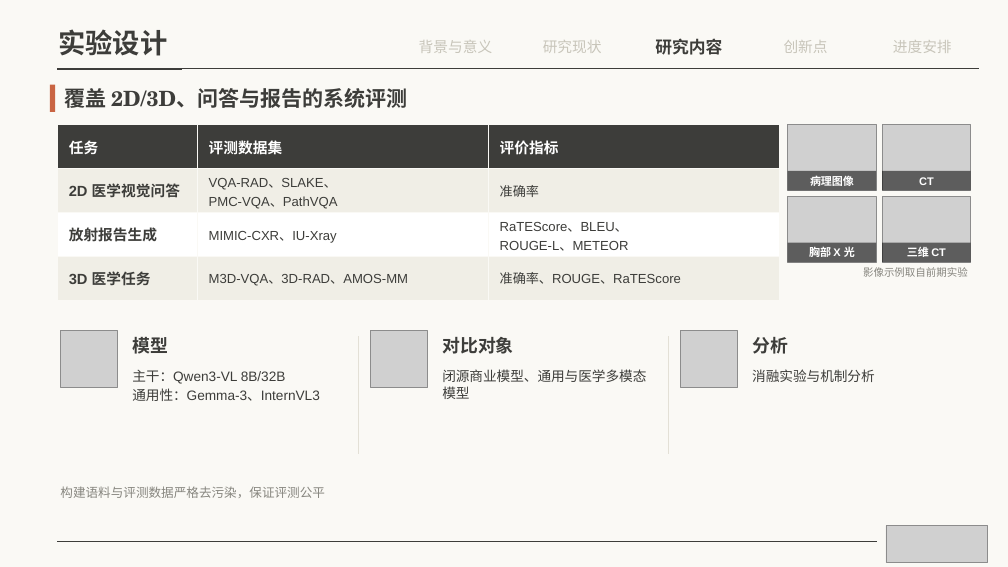
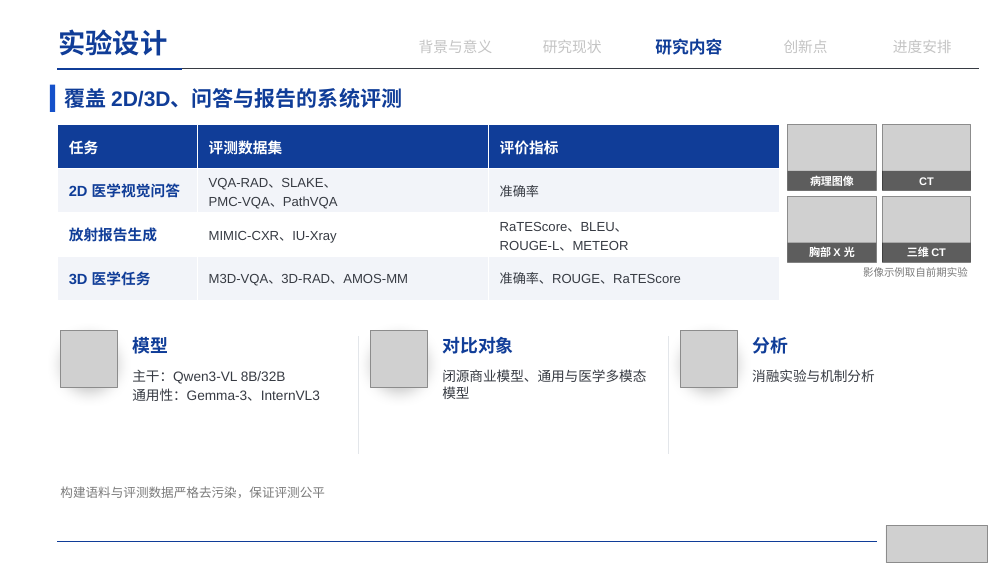
Before and after one commit to irving-2222/Graduation-Thesis, a slide deck: slide 17 of 开题答辩.pptx. Drawn at 1008x567 pixels with LibreOffice and Linux fonts; fonts in the diff are those of the drawing; grey boxes stand for pictures. Boxes give left, top, right and bottom in pixels: in the first picture for what was removed or moved away, otherwise in the second. Text is boxed around its words. In the diff, an @@ line names an element or a change of style, - is before the commit and + after.

```diff
--- a/开题答辩.pptx
+++ b/开题答辩.pptx
@@ background #FAF9F5 to #FFFFFF @@
@@ text "实验设计" at [58,29,167,56]: font TeX Gyre Schola to Arial, text colour #3D3D3A to #103D98 @@
@@ rectangle at [50,85,55,112]: fill #C96442 to #1551CA @@
@@ line (57, 69) - (979, 69): stroke #3D3D3A 0.5 pt to #373B43 0.5 pt @@
@@ line (57, 69) - (182, 69): stroke #3D3D3A 1.75 pt to #103D98 1.75 pt @@
@@ text "覆盖 2D/3D、问答与报告的系统评测" at [64,85,402,111]: font TeX Gyre Schola to Arial, text colour #3D3D3A to #103D98 @@
@@ table at [57,125,780,300] @@
@@ fill #3D3D3A to #103D98 in row 1 @@
@@ fill #F0EEE6 to #F2F4F9 in 6 cells @@
@@ text colour #3D3D3A to #103D98 in "2D 医学视觉问答", "放射报告生成", "3D 医学任务" @@
@@ text colour #3D3D3A to #373B43 in "VQA-RAD、SLAKE、 PMC-VQA、PathVQA", "准确率", "MIMIC-CXR、IU-Xray", "RaTEScore、BLEU、 ROUGE-L、METEOR" and 2 more places @@
@@ borders changed @@
@@ line (358, 337) - (358, 454): stroke #E3E0D6 1 pt to #E3E6EA 1 pt @@
@@ line (668, 337) - (668, 454): stroke #E3E0D6 1 pt to #E3E6EA 1 pt @@
@@ fill #E6CBBA to #D5E1F5; shadow on in 3 elements at [61,331,118,388], [371,331,427,388], [681,331,737,388] @@
@@ text colour #3D3D3A to #103D98 in 4 elements at [655,38,722,55], [132,337,168,354], [442,336,514,354], [752,336,788,354] @@
@@ line (57, 541) - (876, 541): stroke #3D3D3A 0.5 pt to #103D98 0.5 pt @@
```
Also in this commit, not shown: 21 other slides changed, 1 other file.
